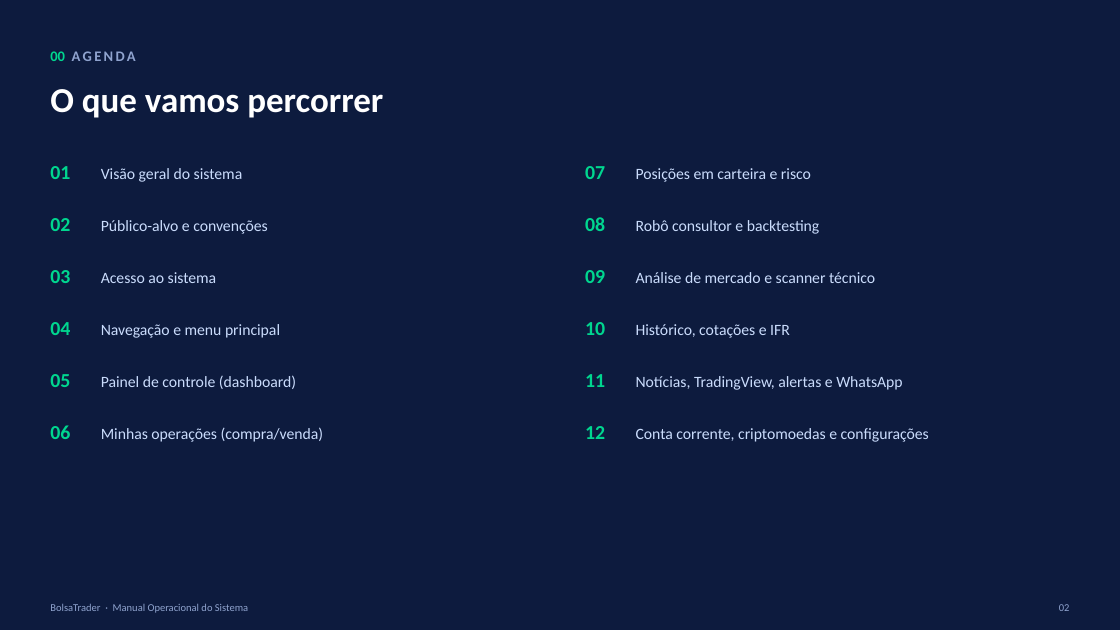
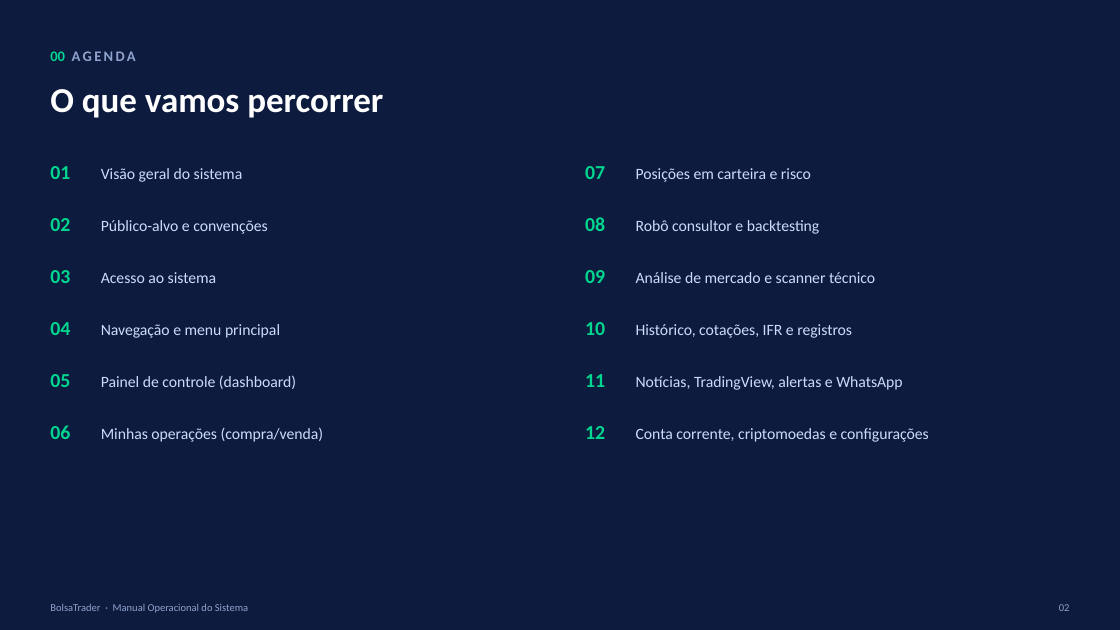
Before and after one commit to seculus-2023/-BolsaTrader, a slide deck: slide 2 of docs/BolsaTrader_Manual_Operacional.pptx. Drawn at 1120x630 pixels with LibreOffice and Linux fonts; fonts in the diff are those of the drawing. Boxes give left, top, right and bottom in pixels: in the first picture for what was removed or moved away, otherwise in the second. Text is boxed around its words. In the diff, an @@ line names an element or a change of style, - is before the commit and + after.

```diff
--- a/docs/BolsaTrader_Manual_Operacional.pptx
+++ b/docs/BolsaTrader_Manual_Operacional.pptx
@@ text at (636,324,852,338): text changed @@
-Histórico, cotações e IFR
+Histórico, cotações, IFR e registros
```
Also in this commit, not shown: 10 other slides changed, 1 slide added, 2 other files.
